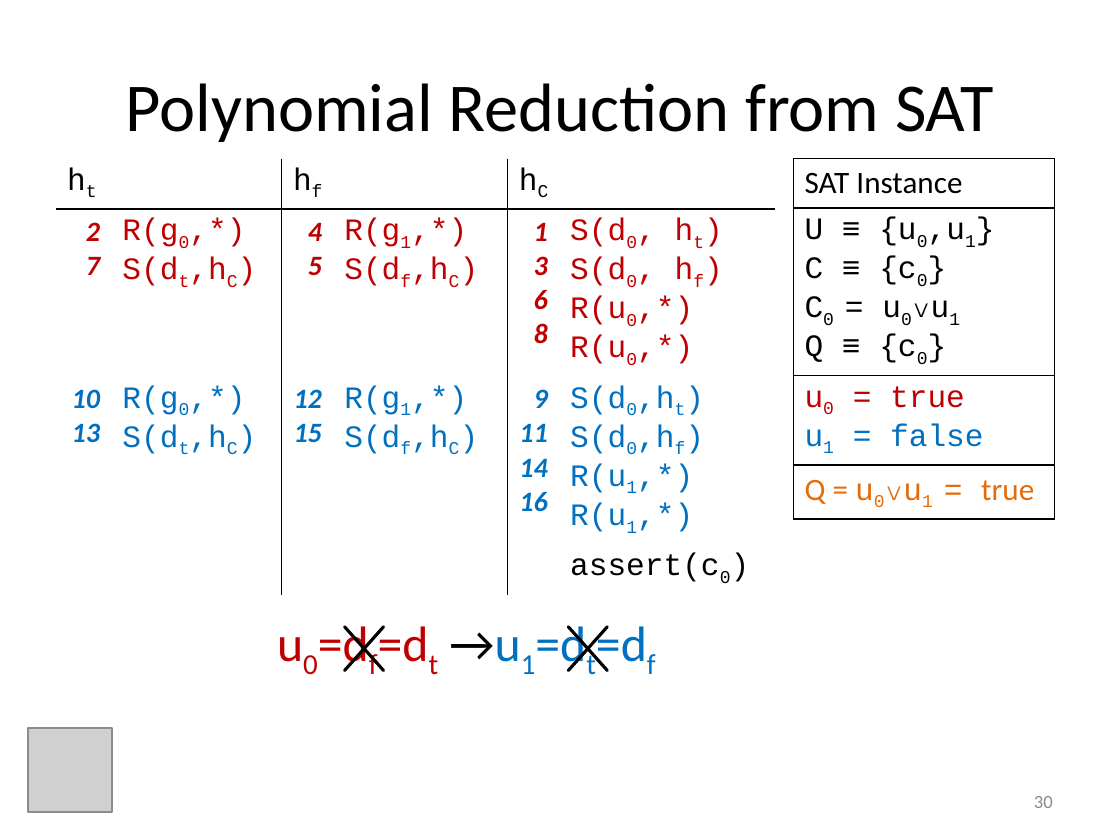
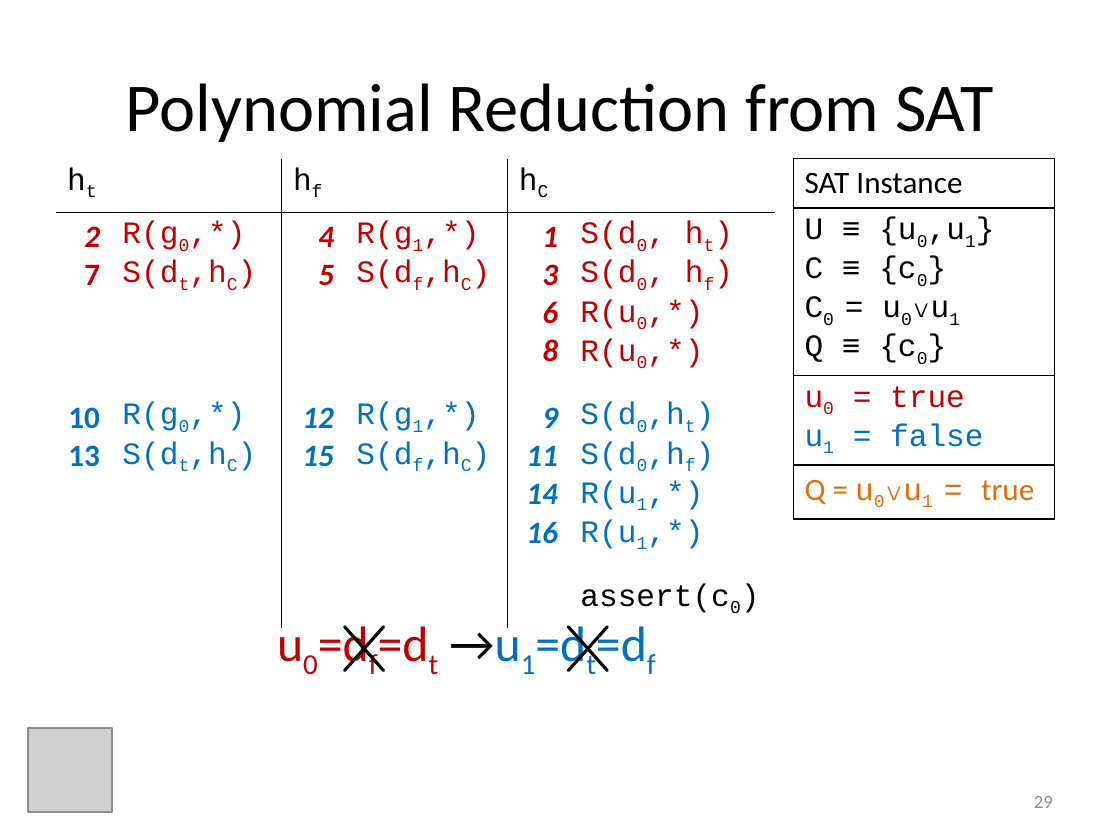
Before and after one commit to ericmercer/MP-trace-language, a slide deck: slide 29 of presentations/ASE2013.pptx (slide 30 before the commit). Drawn at 1120x840 pixels with LibreOffice and Linux fonts; fonts in the diff are those of the drawing; grey boxes stand for pictures. Boxes give left, top, right and bottom in pixels: in the first picture for what was removed or moved away, otherwise in the second. Text is boxed around its words. In the diff, an @@ line names an element or a change of style, - is before the commit and + after.

```diff
--- a/presentations/ASE2013.pptx
+++ b/presentations/ASE2013.pptx
@@ table at (56,159,774,617) @@
@@ size 18 to 20 pt in "2", "7", "4", "5" and 12 more places @@
@@ italic off in "7", "10", "13" @@
@@ page number at (1034,796,1053,808): text changed @@
-30
+29
```
Also in this commit, not shown: 12 other slides changed, 1 slide removed, 2 other files.
